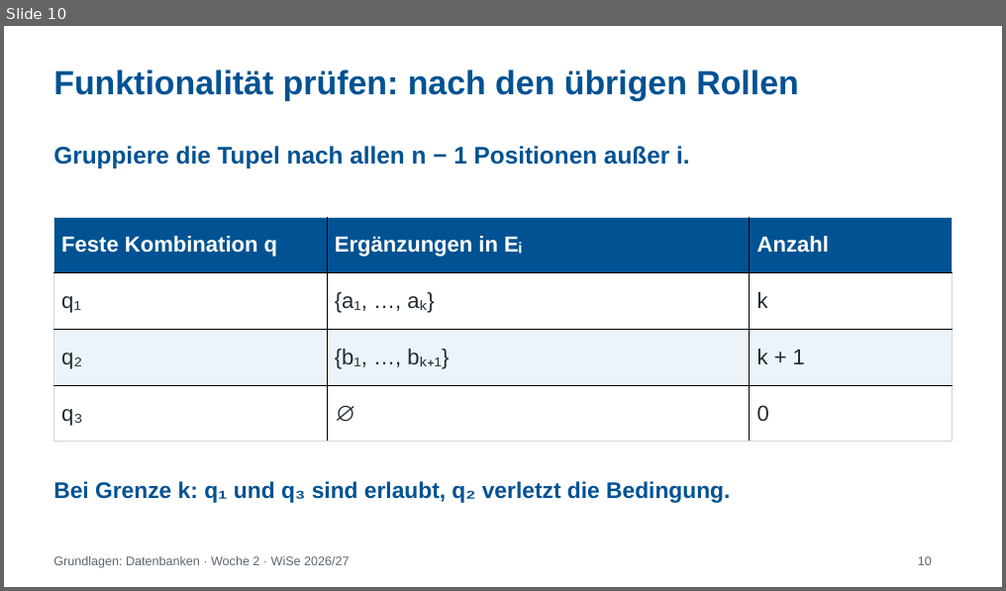
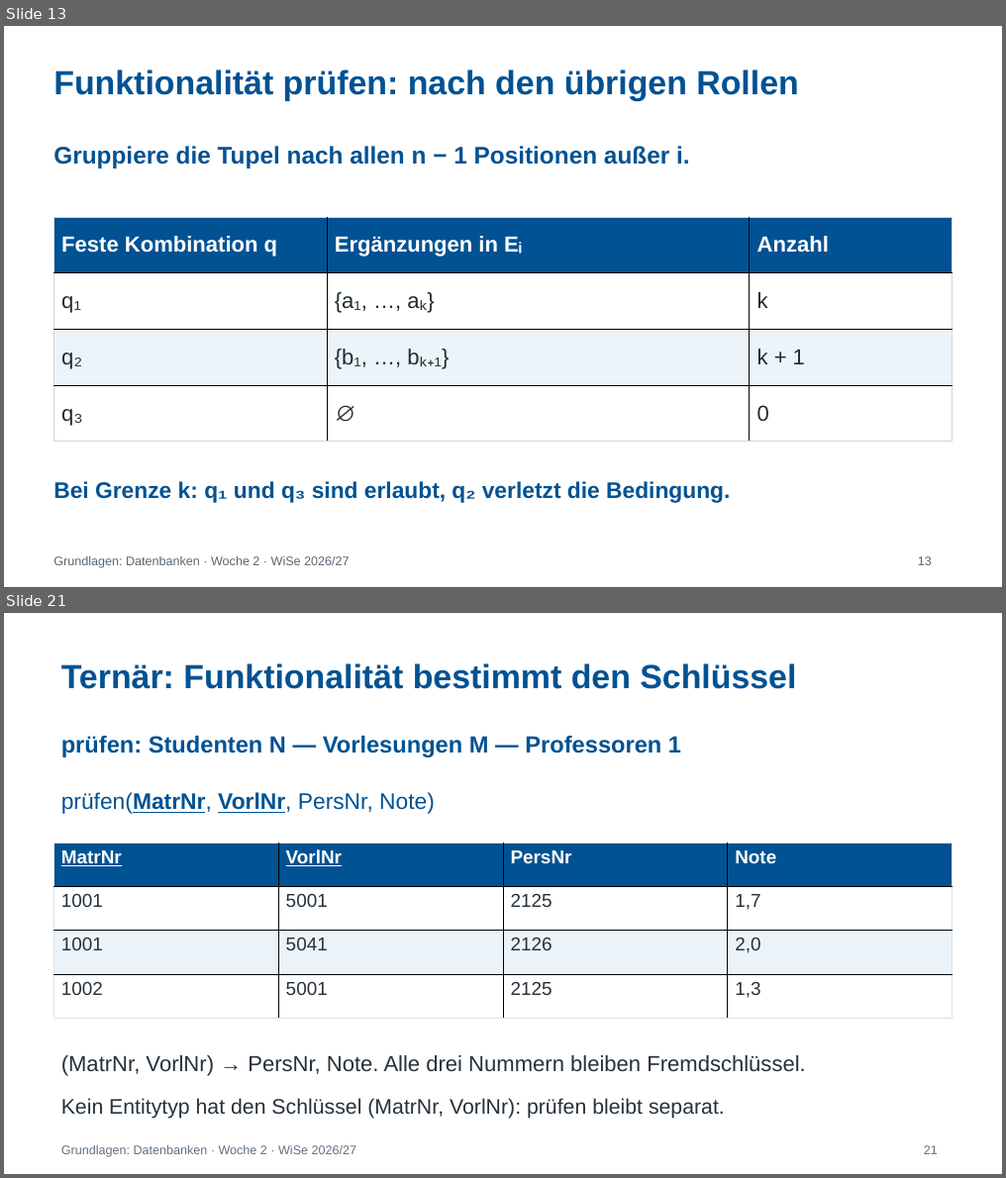
Before and after one commit to IlyaKats2005/GDB_2026-2027_Tutorium, a slide deck: folien/Woche_2_ER_Modell_Kardinalitaeten.pptx. Shown one above the other, each under a label of ours: slide 10 before the commit, slides 13 and 21 after it; the slides between them are not shown. The pictures are 1006x591 and 1006x1178 pixels, drawn with LibreOffice and Linux fonts; fonts in the diff are those of the drawing. Boxes give left, top, right and bottom in pixels: in the first picture for what was removed or moved away, otherwise in the second. Text is boxed around its words. In the diff, an @@ line names an element or a change of style, - is before the commit and + after.

```diff
--- a/folien/Woche_2_ER_Modell_Kardinalitaeten.pptx
+++ b/folien/Woche_2_ER_Modell_Kardinalitaeten.pptx
@@ slide 21 added at [4,613,1002,1174], background #FFFFFF @@
@@ text added at [61,663,796,689], 32.2 pt, text #005293, bold @@
+Ternär: Funktionalität bestimmt den Schlüssel
@@ text added at [61,736,681,758], 22.5 pt, text #005293, bold @@
+prüfen: Studenten N — Vorlesungen M — Professoren 1
@@ text added at [61,792,435,814], 21.8 pt, text #005293 @@
+prüfen(MatrNr, VorlNr, PersNr, Note)
@@ table added at [54,843,952,1018], 4 rows, 4 columns @@
+MatrNr | VorlNr | PersNr | Note
+1001 | 5001 | 2125 | 1,7
+1001 | 5041 | 2126 | 2,0
+1002 | 5001 | 2125 | 1,3
@@ text added at [61,1056,805,1076], 21 pt, text #26313B @@
+(MatrNr, VorlNr) → PersNr, Note. Alle drei Nummern bleiben Fremdschlüssel.
@@ text added at [61,1098,725,1119], 20.2 pt, text #26313B @@
+Kein Entitytyp hat den Schlüssel (MatrNr, VorlNr): prüfen bleibt separat.
@@ text added at [61,1146,356,1157], 12 pt, text #607080 @@
+Grundlagen: Datenbanken · Woche 2 · WiSe 2026/27
@@ text added at [924,1146,938,1155], 12 pt, text #607080 @@
+21
@@ what was slide 10 is now slide 13 @@
@@ slide 13 changed as well @@
@@ text at [918,557,932,566]: text changed @@
-10
+13
```
Also in this commit, not shown: 14 other slides changed, 12 other slides added.
